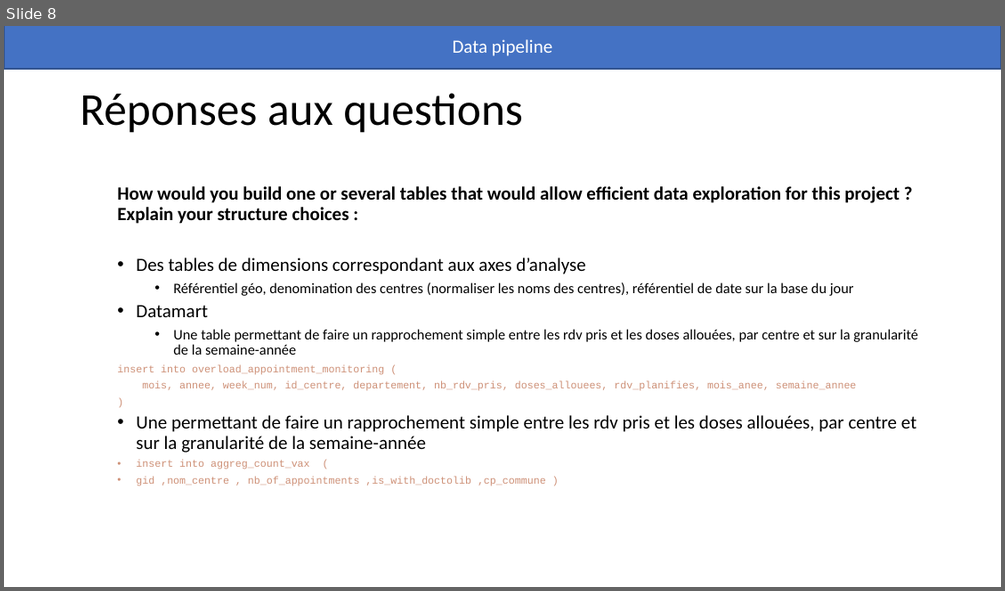
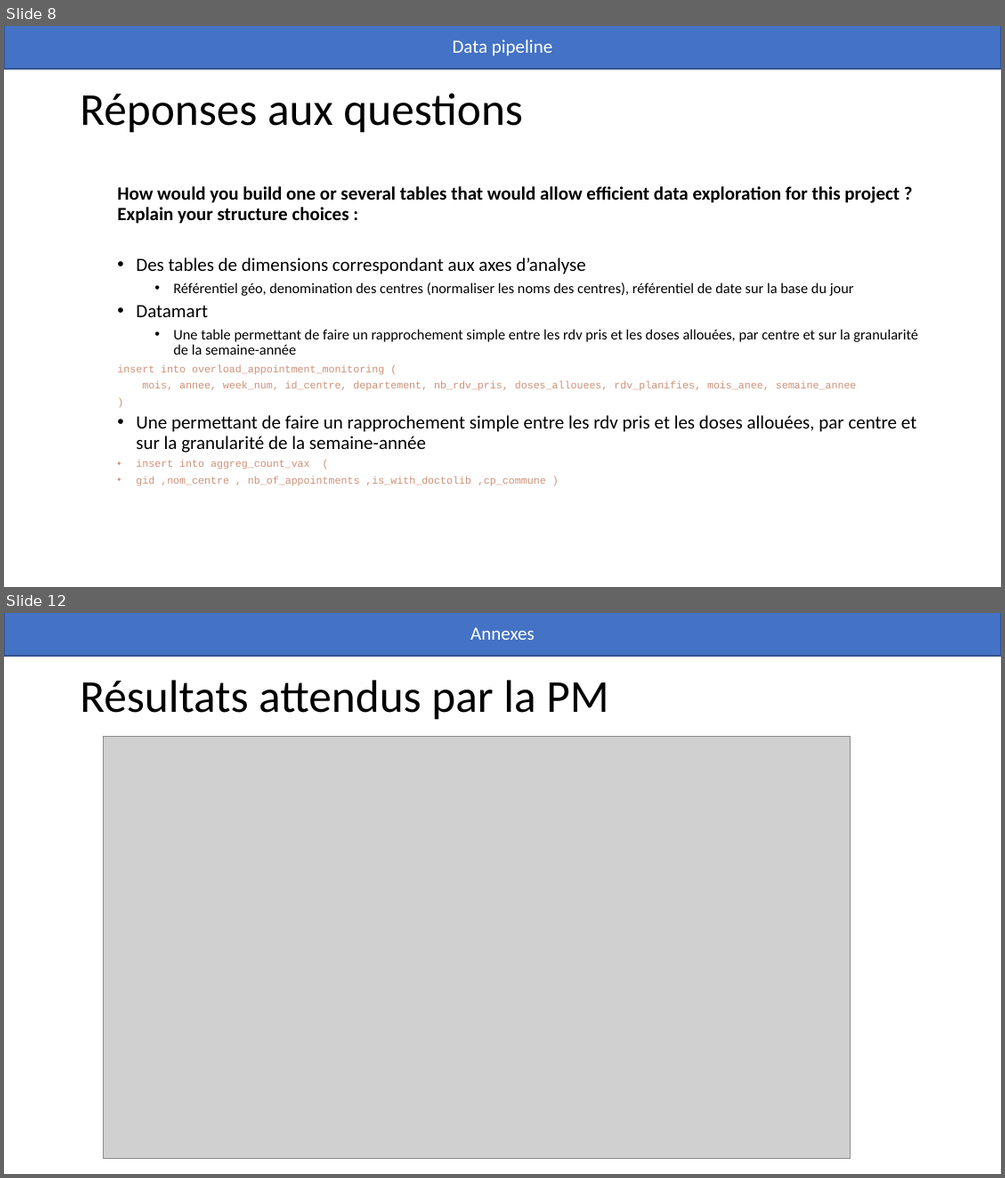
Before and after one commit to antoinersw/data-pipeline, a slide deck: présentation.pptx. Shown one above the other, each under a label of ours: slide 8 before the commit, slides 8 and 12 after it; the slides between them are not shown. The pictures are 1005x591 and 1005x1178 pixels, drawn with LibreOffice and Linux fonts; fonts in the diff are those of the drawing; grey boxes stand for pictures. Boxes give left, top, right and bottom in pixels: in the first picture for what was removed or moved away, otherwise in the second. Text is boxed around its words. In the diff, an @@ line names an element or a change of style, - is before the commit and + after.

```diff
--- a/présentation.pptx
+++ b/présentation.pptx
@@ slide 12 added at box(4, 613, 1001, 1174), background #FFFFFF @@
@@ rectangle added at box(4, 613, 1001, 656), fill #4472C4, outline #325491 1 pt, 18 pt, text #FFFFFF @@
+Annexes
@@ title added at box(80, 680, 608, 720), 44 pt, text #000000 @@
+Résultats attendus par la PM
@@ picture added at box(104, 736, 850, 1159) @@
```
Also in this commit, not shown: 6 slides changed, 7 other slides added, 2 slides removed, 2 other files.
